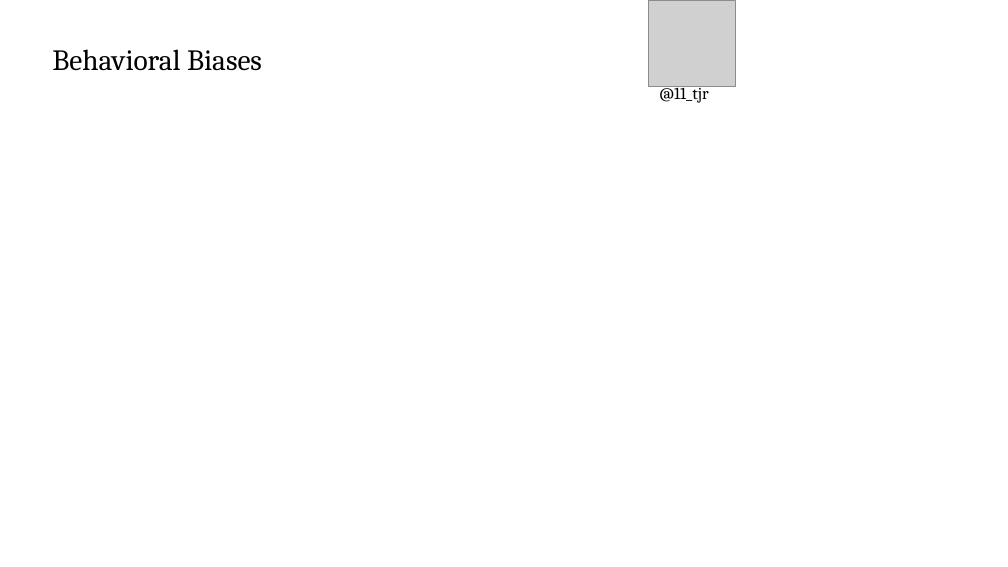
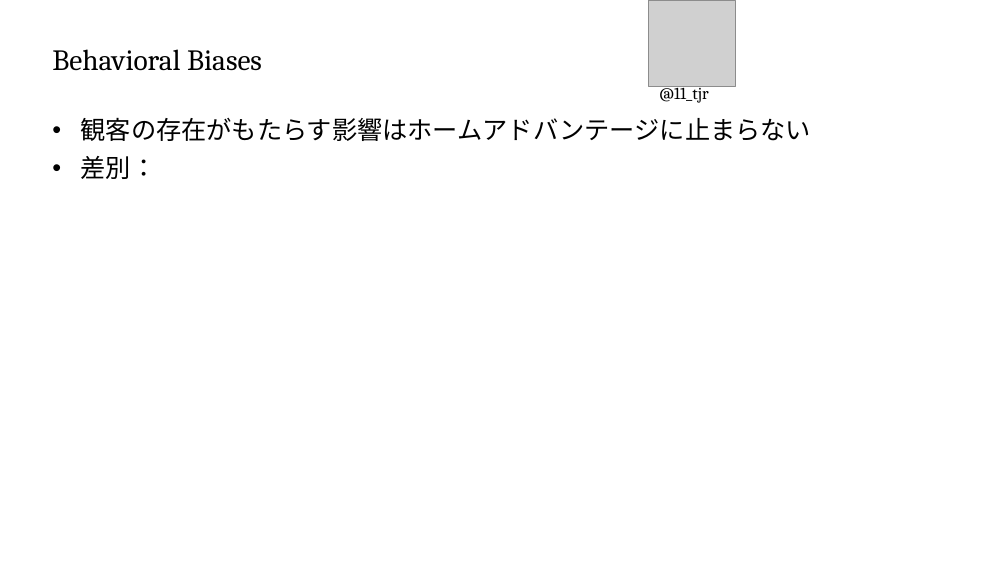
Before and after one commit to T-Reio/ballgame_analysis, a slide deck: slide 5 of slides/spoana13.pptx. Drawn at 1008x567 pixels with LibreOffice and Linux fonts; fonts in the diff are those of the drawing; grey boxes stand for pictures; background and template pictures are left out. Boxes give left, top, right and bottom in pixels: in the first picture for what was removed or moved away, otherwise in the second. Text is boxed around its words. In the diff, an @@ line names an element or a change of style, - is before the commit and + after.

```diff
--- a/slides/spoana13.pptx
+++ b/slides/spoana13.pptx
@@ text added at (x1=81, y1=117, x2=811, y2=179), 24 pt, text #000000 @@
+• 観客の存在がもたらす影響はホームアドバンテージに止まらない
+• 差別：
```
Also in this commit, not shown: 6 other slides changed, 1 slide added.
